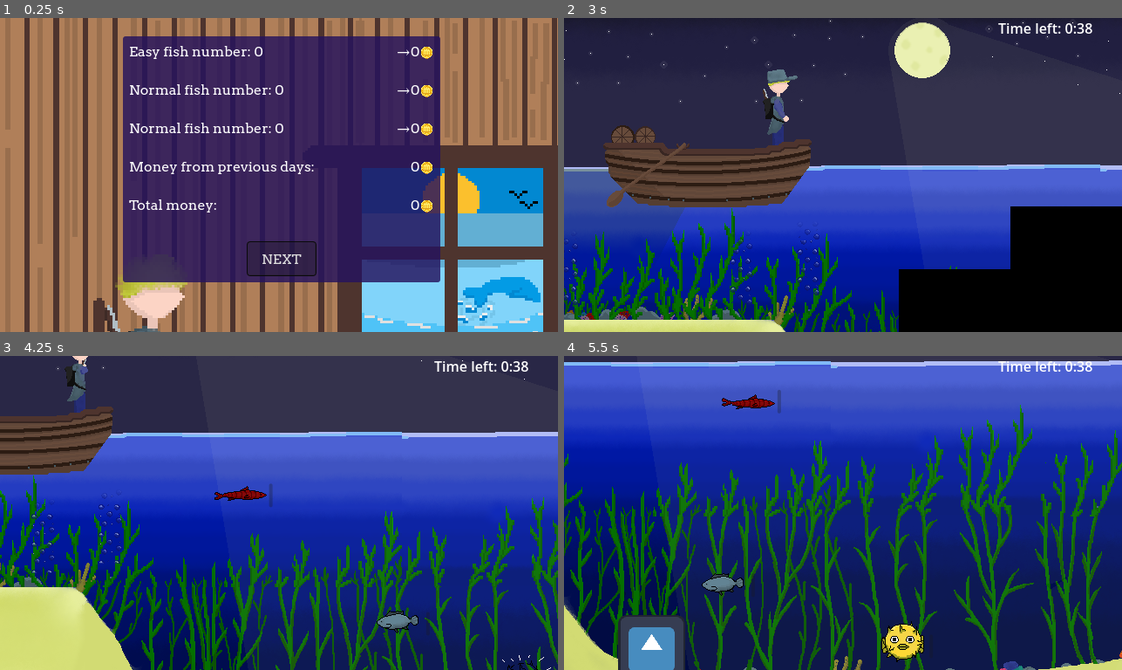
Above: before the commit, frames 1-4 (two rows, left to right).
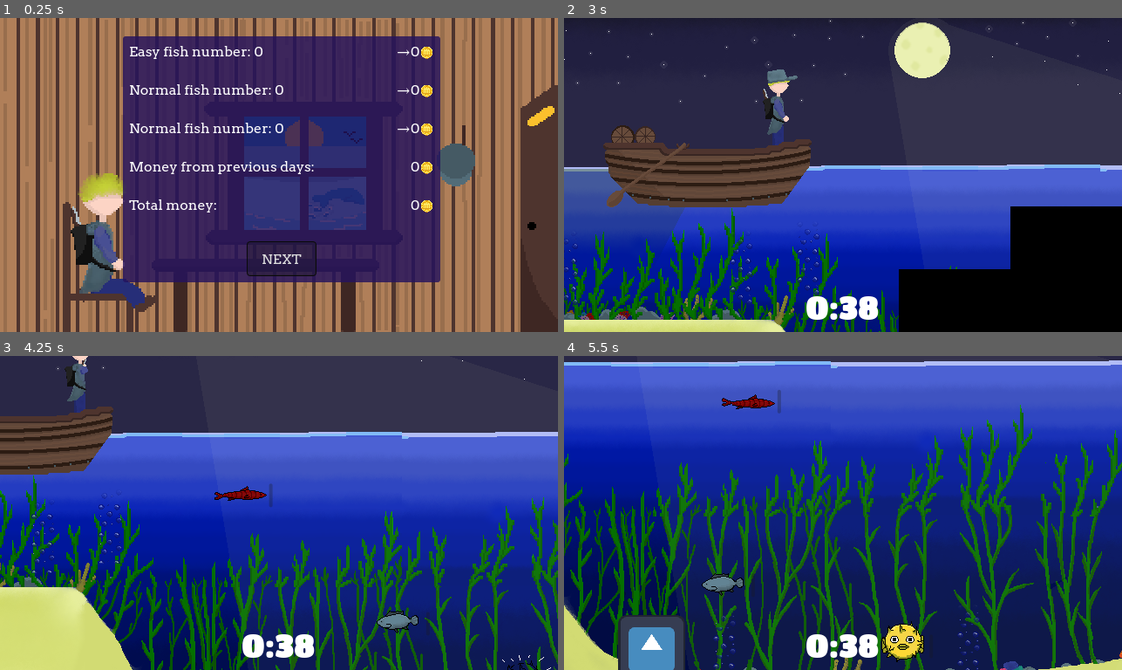
Above: after the commit, the same moments.

Repository: Timeo21/OGJ-8
Game: Godot game, scene res://scenes/shop.tscn
The game is run twice, just before and just after one commit, with the same random seed, the same clock (stepped at 60 frames per second) and the same inputs. This scene is started directly instead of the project's main scene. The engine's default icon, where the game draws it, is replaced by a stand-in: a white triangle on a blue panel in a dark square. Sound files missing from this copy of the repository are replaced by a short silence.
Inputs:
- Up to frame 1 (0.25 s): no input
- Up to frame 2 (3 s): click "NEXT" at 0.5 s; click "Next" at 1.25 s; click "Next" at 2 s; click "Go Fishing" at 2.75 s
- Up to frame 3 (4.25 s): hold D (right) from 3.53 s (still down)
- Up to frame 4 (5.5 s): release D (right) at 4.28 s; hold D (right) from 5.03 s (still down)

The runs differ from the first frame. In frame 1, 37% of the frame differs, in the area x 2-100%, y 0-100%; in frame 2, 1.0%; in frame 3, 1.0%; in frame 4, 1.3%.

Commit message:
change things in main's UI

Diff:
--- a/scenes/main.tscn
+++ b/scenes/main.tscn
@@ -4,6 +4,8 @@
 [ext_resource type="Texture2D" uid="uid://vvxuluj886re" path="res://assets/decorations/big_background.png" id="1_o6xl0"]
 [ext_resource type="Script" uid="uid://bpr16eerg5ei7" path="res://scripts/main.gd" id="1_trceg"]
 [ext_resource type="PackedScene" uid="uid://3n24msgoysxt" path="res://scenes/item_overlay.tscn" id="2_a8y0u"]
+[ext_resource type="Theme" uid="uid://be471ov2oduy2" path="res://ressources/main_theme.tres" id="2_jbj1t"]
+[ext_resource type="FontFile" uid="uid://b6tn6xiqof0rm" path="res://assets/fonts/Titan_One/TitanOne-Regular.ttf" id="2_jkv2x"]
 [ext_resource type="Texture2D" uid="uid://c0u40vkadh478" path="res://assets/decorations/boat.png" id="2_o6xl0"]
 [ext_resource type="SpriteFrames" uid="uid://b1c65icbodgvh" path="res://assets/fisherman_throw_line.tres" id="2_ya4ey"]
 [ext_resource type="Script" uid="uid://dobt22ok04tf3" path="res://scripts/fisherman.gd" id="3_eb6dy"]
@@ -16,6 +18,8 @@
 [ext_resource type="PackedScene" uid="uid://jxmvxldnlq18" path="res://scenes/wave.tscn" id="13_trceg"]
 
 [sub_resource type="LabelSettings" id="LabelSettings_trceg"]
+font = ExtResource("2_jkv2x")
+font_size = 37
 
 [sub_resource type="AtlasTexture" id="AtlasTexture_m6jnb"]
 atlas = ExtResource("4_trceg")
@@ -74,21 +78,34 @@
 "speed": 5.0
 }]
 
-[node name="Main" type="Node" unique_id=2076612375]
+[node name="Main" type="Node" unique_id=2076612375 node_paths=PackedStringArray("time_label", "camera_2d", "menu_ui", "game_ui")]
 script = ExtResource("1_trceg")
+time_label = NodePath("UI/Control/Game UI/Label")
+camera_2d = NodePath("Gameplay/Camera2D")
+menu_ui = NodePath("UI/Control/Menu UI")
+game_ui = NodePath("UI/Control/Game UI")
 time = 38.355
 
 [node name="UI" type="CanvasLayer" parent="." unique_id=1388712454]
 
-[node name="Menu UI" type="Control" parent="UI" unique_id=677685714]
+[node name="Control" type="Control" parent="UI" unique_id=1604635673]
 layout_mode = 3
 anchors_preset = 15
 anchor_right = 1.0
 anchor_bottom = 1.0
 grow_horizontal = 2
 grow_vertical = 2
-
-[node name="Button" type="Button" parent="UI/Menu UI" unique_id=863631370]
+theme = ExtResource("2_jbj1t")
+
+[node name="Menu UI" type="Control" parent="UI/Control" unique_id=677685714]
+layout_mode = 1
+anchors_preset = 15
+anchor_right = 1.0
+anchor_bottom = 1.0
+grow_horizontal = 2
+grow_vertical = 2
+
+[node name="Button" type="Button" parent="UI/Control/Menu UI" unique_id=863631370]
 z_index = 99
 layout_mode = 1
 anchors_preset = 6
@@ -105,29 +122,34 @@
 text = "Go
 Fishing"
 
-[node name="Game UI" type="Control" parent="UI" unique_id=57630753]
+[node name="Game UI" type="Control" parent="UI/Control" unique_id=57630753]
 visible = false
-layout_mode = 3
+layout_mode = 1
 anchors_preset = 15
 anchor_right = 1.0
 anchor_bottom = 1.0
 grow_horizontal = 2
 grow_vertical = 2
 
-[node name="Label" type="Label" parent="UI/Game UI" unique_id=617074833]
+[node name="Label" type="Label" parent="UI/Control/Game UI" unique_id=617074833]
 z_index = 99
 layout_mode = 1
-anchors_preset = 1
-anchor_left = 1.0
-anchor_right = 1.0
-offset_left = -142.0
-offset_bottom = 23.0
-grow_horizontal = 0
-text = "Time Left : 6:07"
+anchors_preset = 7
+anchor_left = 0.5
+anchor_top = 1.0
+anchor_right = 0.5
+anchor_bottom = 1.0
+offset_left = -71.0
+offset_top = -50.0
+offset_right = 71.0
+grow_horizontal = 2
+grow_vertical = 0
+text = "6:07"
 label_settings = SubResource("LabelSettings_trceg")
-
-[node name="PersistentUI" type="Control" parent="UI" unique_id=972850017]
-layout_mode = 3
+horizontal_alignment = 1
+
+[node name="PersistentUI" type="Control" parent="UI/Control" unique_id=972850017]
+layout_mode = 1
 anchors_preset = 15
 anchor_right = 1.0
 anchor_bottom = 1.0
@@ -135,7 +157,7 @@
 grow_vertical = 2
 mouse_filter = 2
 
-[node name="ItemOverlay" parent="UI/PersistentUI" unique_id=1326312432 instance=ExtResource("2_a8y0u")]
+[node name="ItemOverlay" parent="UI/Control/PersistentUI" unique_id=1326312432 instance=ExtResource("2_a8y0u")]
 layout_mode = 1
 anchors_preset = 0
 anchor_right = 0.0
@@ -175,6 +197,14 @@
 
 [node name="bubbles3" parent="Visuals/Bubbles" unique_id=644809162 instance=ExtResource("3_tipki")]
 position = Vector2(305, 253)
+scale = Vector2(0.5, 0.5)
+
+[node name="bubbles4" parent="Visuals/Bubbles" unique_id=291709326 instance=ExtResource("3_tipki")]
+position = Vector2(518, 471)
+scale = Vector2(0.5, 0.5)
+
+[node name="bubbles5" parent="Visuals/Bubbles" unique_id=360461579 instance=ExtResource("3_tipki")]
+position = Vector2(798, 467)
 scale = Vector2(0.5, 0.5)
 
 [node name="Waves" type="Node" parent="Visuals" unique_id=343645996]
@@ -281,6 +311,6 @@
 unique_name_in_owner = true
 position = Vector2(918, 250)
 
-[connection signal="pressed" from="UI/Menu UI/Button" to="." method="_on_fishing_button_pressed"]
-[connection signal="pressed" from="UI/Menu UI/Button" to="Visuals/Fisherman" method="_on_button_pressed"]
-[connection signal="pressed" from="UI/Menu UI/Button" to="Gameplay/Camera2D" method="_on_button_pressed"]
+[connection signal="pressed" from="UI/Control/Menu UI/Button" to="." method="_on_fishing_button_pressed"]
+[connection signal="pressed" from="UI/Control/Menu UI/Button" to="Visuals/Fisherman" method="_on_button_pressed"]
+[connection signal="pressed" from="UI/Control/Menu UI/Button" to="Gameplay/Camera2D" method="_on_button_pressed"]
--- a/scenes/shop.tscn
+++ b/scenes/shop.tscn
@@ -29,8 +29,6 @@
 anchors_preset = 15
 anchor_right = 1.0
 anchor_bottom = 1.0
-offset_right = 309.0
-offset_bottom = 188.0
 grow_horizontal = 2
 grow_vertical = 2
 texture = SubResource("AtlasTexture_8r1wq")
--- a/scripts/main.gd
+++ b/scripts/main.gd
@@ -1,11 +1,10 @@
 class_name Main
 extends Node
 
-@onready var time_label: Label = $"UI/Game UI/Label"
-@onready var money_label: Label = $"UI/Menu UI/MoneyLabel"
-@onready var camera_2d: Camera2D = $Gameplay/Camera2D
-@onready var menu_ui: Control = $"UI/Menu UI"
-@onready var game_ui: Control = $"UI/Game UI"
+@export var time_label: Label
+@export var camera_2d: Camera2D
+@export var menu_ui: Control
+@export var game_ui: Control
 
 var time_left: float
 @export var time: float = 40
@@ -54,4 +53,4 @@
 	var min: int = floori(floori(time)/60)
 	var min_txt:String = str(min)+":"
 	var sec_txt:String = "0"+str(sec) if sec < 10 else str(sec)
-	time_label.text = "Time left: " + min_txt+sec_txt
+	time_label.text = min_txt+sec_txt
